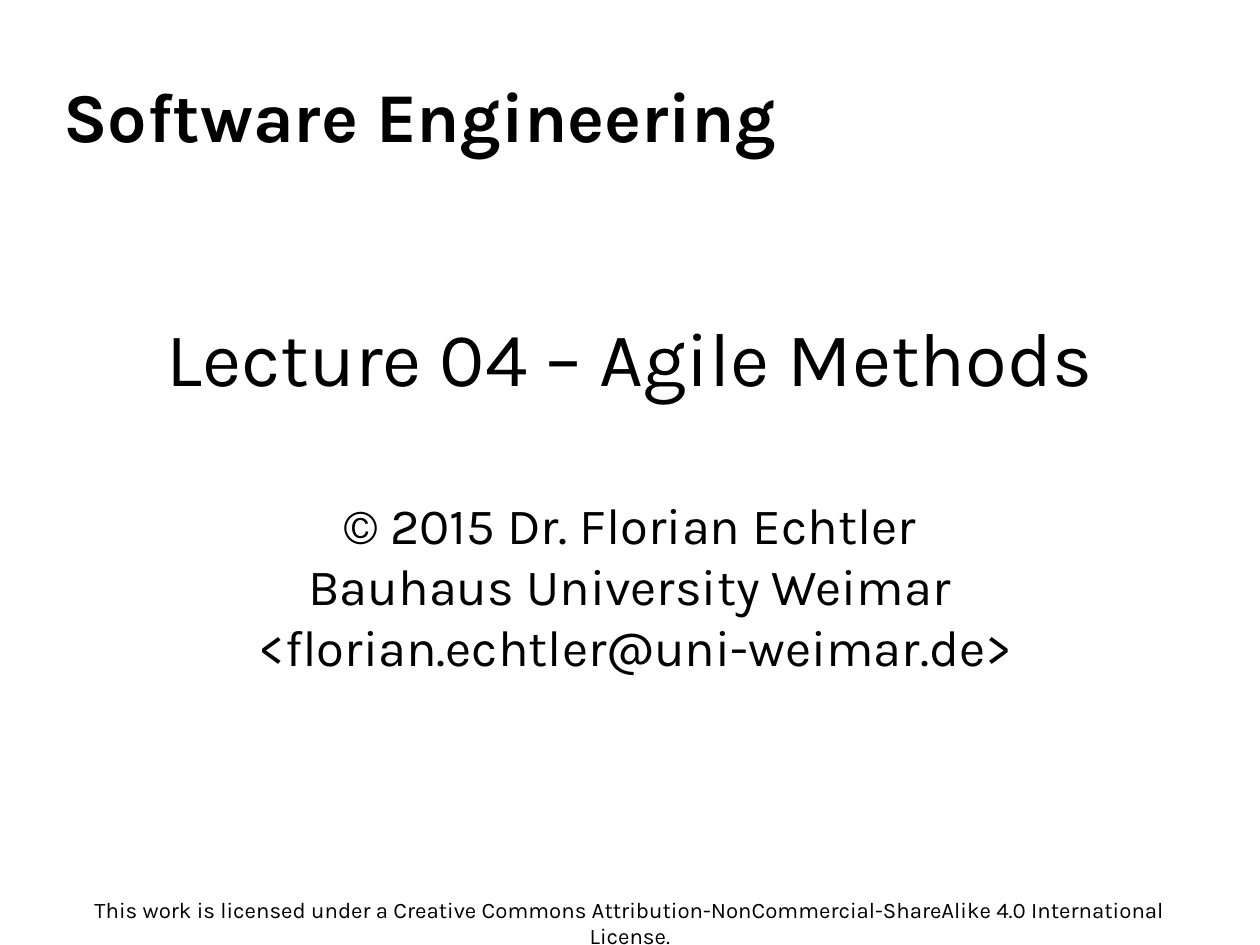
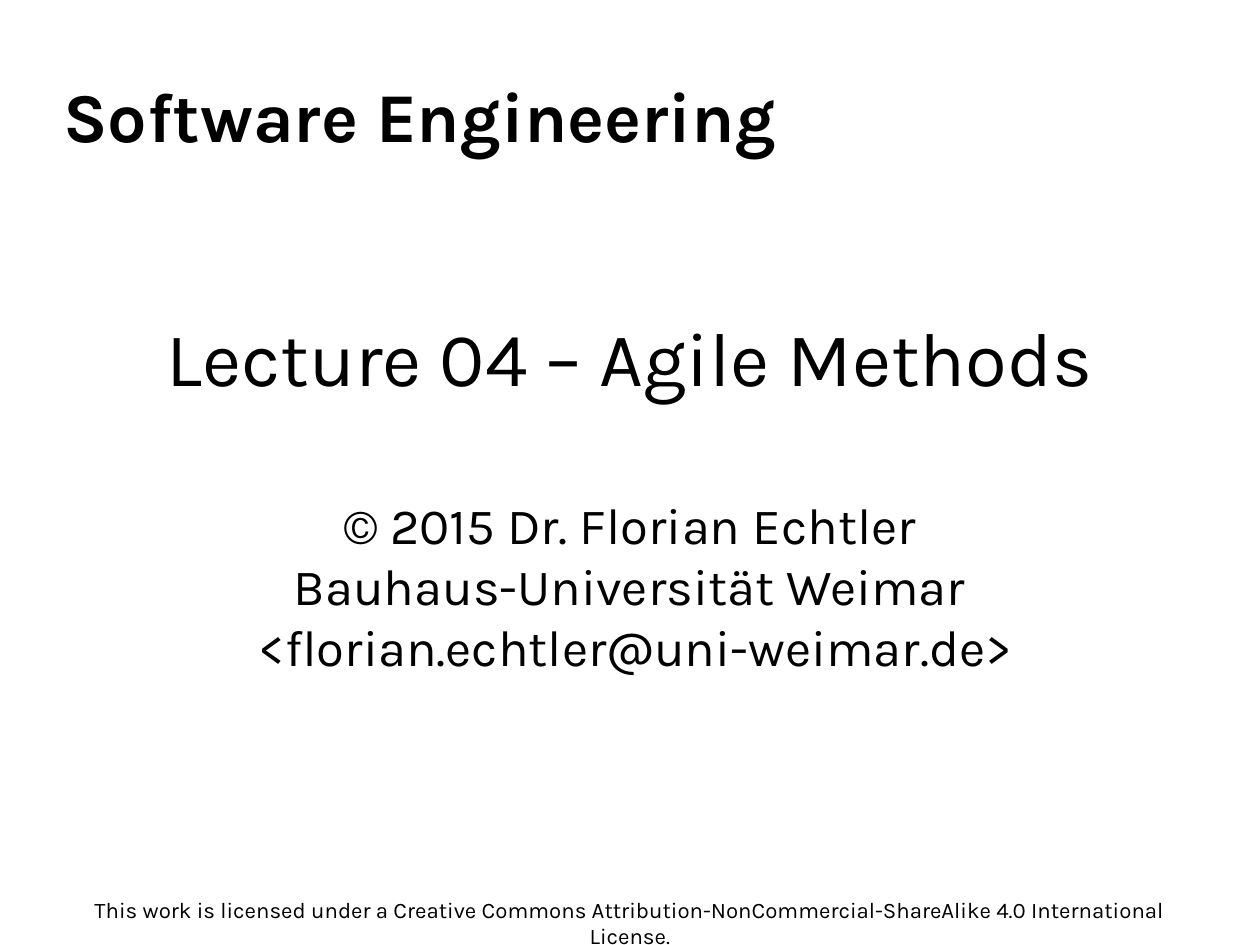
Before and after one commit to floe/software-engineering, a slide deck: slide 1 of 04-agile-methods.odp. Drawn at 1260x945 pixels with LibreOffice and Linux fonts; fonts in the diff are those of the drawing; background and template pictures are left out. Boxes give left, top, right and bottom in pixels: in the first picture for what was removed or moved away, otherwise in the second. Text is boxed around its words. In the diff, an @@ line names an element or a change of style, - is before the commit and + after.

```diff
--- a/04-agile-methods.odp
+++ b/04-agile-methods.odp
@@ subtitle at bbox=[294, 570, 965, 606]: text changed @@
-Bauhaus University Weimar
+Bauhaus-Universität Weimar
```
Also in this commit, not shown: 33 other slides changed.
